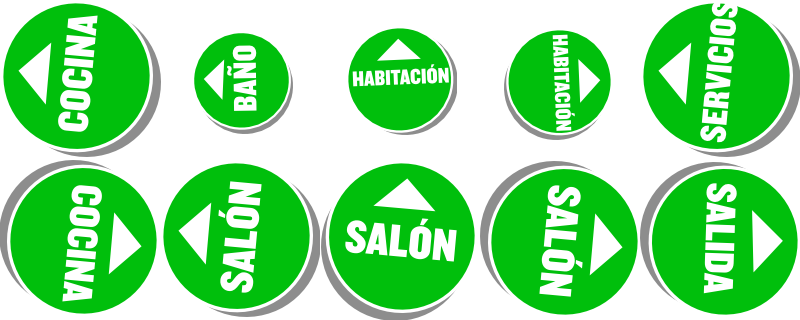
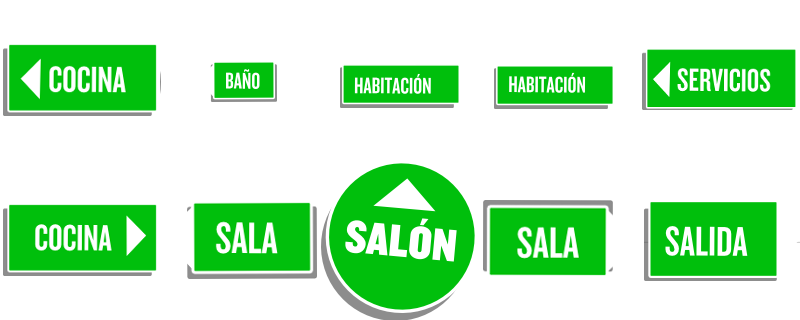
Layers edited between the first and the second 800x320 image:
removed layer "Pasted Layer" over [left=640, top=162, right=800, bottom=315]
painted on "Background" over [left=0, top=3, right=800, bottom=317]
